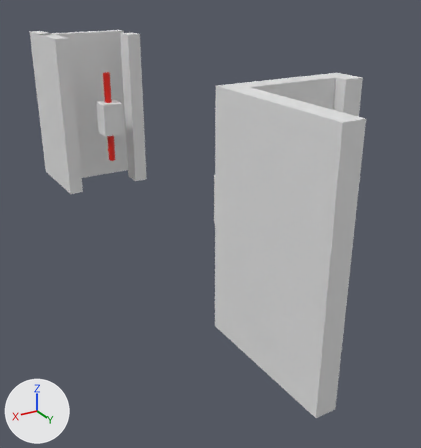
The Blender file LEDLightStand.blend, before and after one commit.
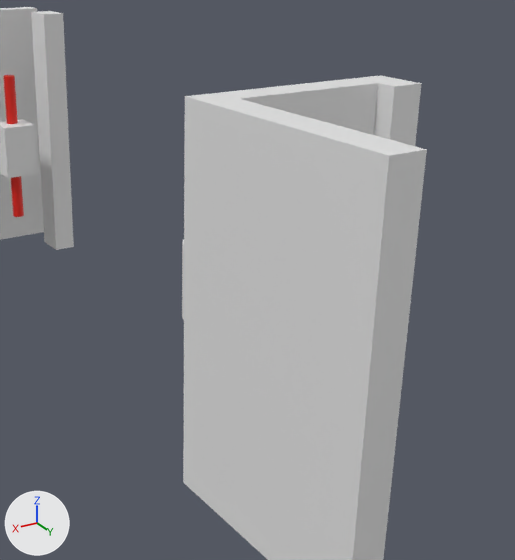
Old and new are each drawn whole from a camera (50 mm lens) standing at (0.0965, 0.1336, 0.0606) and looking at (-0.0071, -0.0392, -0.0258) and again close up on the part from 24% to 100% of the width and 6% to 83% of the height. Arrows for +X, +Y and +Z are at lower left; the lights stay in place.
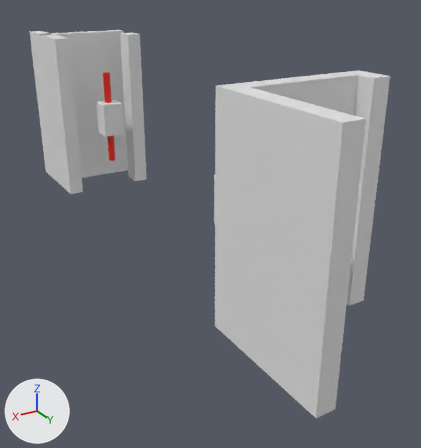
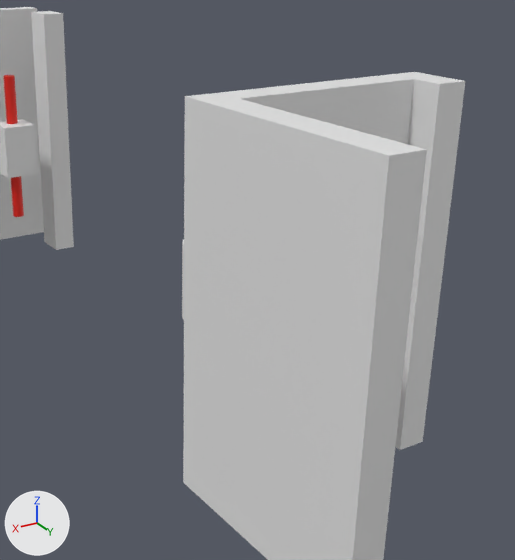
The change, as a diff of the scene's bpy script:
```diff
--- a/LEDLightStand.blend.py
+++ b/LEDLightStand.blend.py
@@ me_cylinder_001 @@
 me_cylinder_001.from_pydata(...)  # 137 vertices, 72 faces; spans x -4.44..4.44, y -1.0..11.99, z -5.0..5.0
 # used by ob_cylinder_001; location = (0.0, 0.0, 0.0); scale = (0.0045, 0.0045, 0.007)
 # before: 4 (-4.44, 4.09, -5.0), 5 (-4.44, 4.09, 5.0) at pixel (421, 83), 6 (-3.11, 4.09, -5.0), 7 (-3.11, 4.09, 5.0) at pixel (394, 86), 8 (-4.44, 1.89, -5.0)
 # before: 9 (-4.44, 1.89, 5.0) at pixel (380, 75), 133 (-3.11, 3.22, -5.0), 134 (-3.11, 3.22, 5.0) at pixel (378, 83)
+# me_cylinder_001 part 1
+for i in [8, 9, 133, 134]: me_cylinder_001.vertices[i].co += Vector((-1.8, 0.0, 0.0))
+for i in [*range(4, 8)]: me_cylinder_001.vertices[i].co += Vector((-1.8, 0.45, 0.0))
```

Where the change shows, as pixel boxes (x1, y1, x2, y2) in the close-ups (515 x 560 px; the box of a moved part takes in the faces that stretch with it):
'Cylinder.001', reshaped
    before: (182, 75, 427, 560)
    after: (182, 72, 465, 560)
part 1 of me_cylinder_001, moved or reshaped
    before: (185, 75, 427, 156)
    after: (185, 72, 465, 450)
